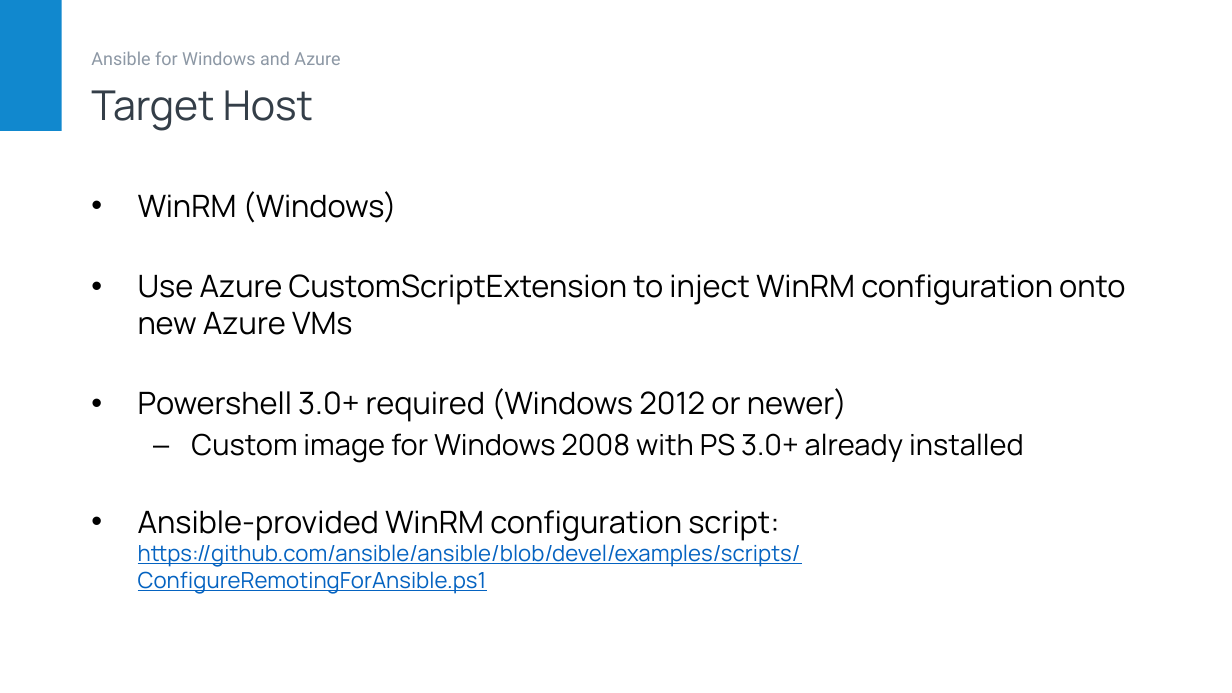
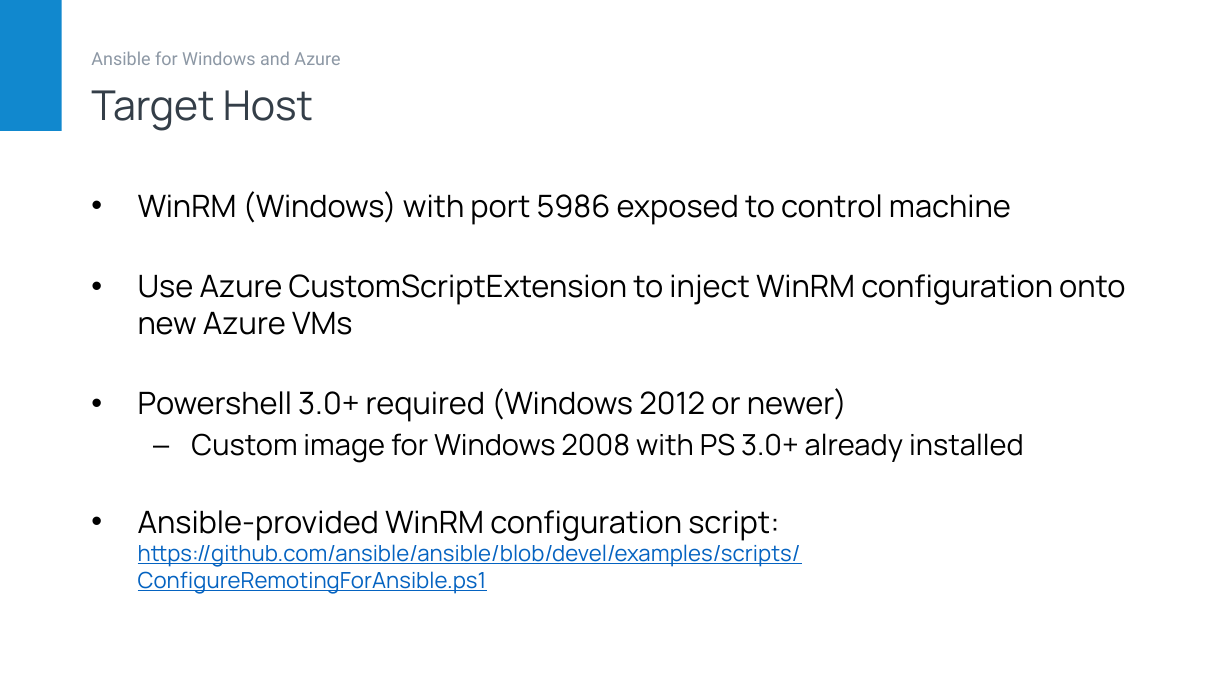
Before and after one commit to daveyb/ansible-azure-windows, a slide deck: slide 29 of presentation/Ansible for Windows and Azure.pptx. Drawn at 1232x693 pixels with LibreOffice and Linux fonts; fonts in the diff are those of the drawing. Boxes give left, top, right and bottom in pixels: in the first picture for what was removed or moved away, otherwise in the second. Text is boxed around its words. In the diff, an @@ line names an element or a change of style, - is before the commit and + after.

Commit message:
updated presentation

```diff
--- a/presentation/Ansible for Windows and Azure.pptx
+++ b/presentation/Ansible for Windows and Azure.pptx
@@ text at [138, 191, 1011, 225]: text changed @@
-• WinRM (Windows)
+• WinRM (Windows) with port 5986 exposed to control machine
```
Also in this commit, not shown: 2 slides added, 1 other file.
